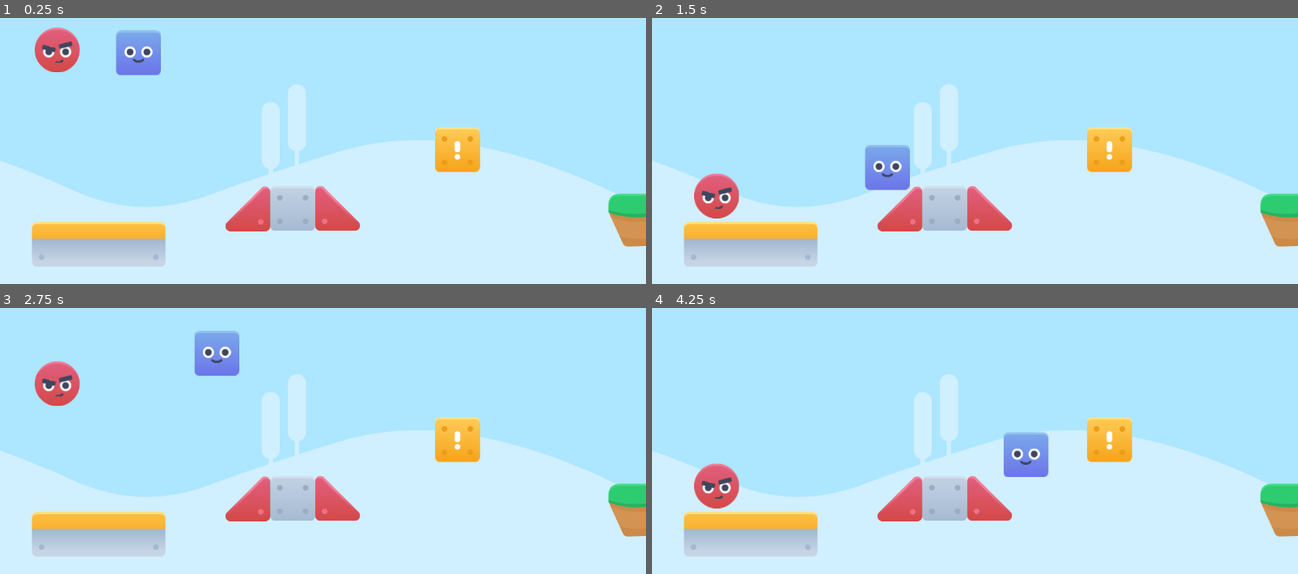
Above: before the commit, frames 1-4 (two rows, left to right).
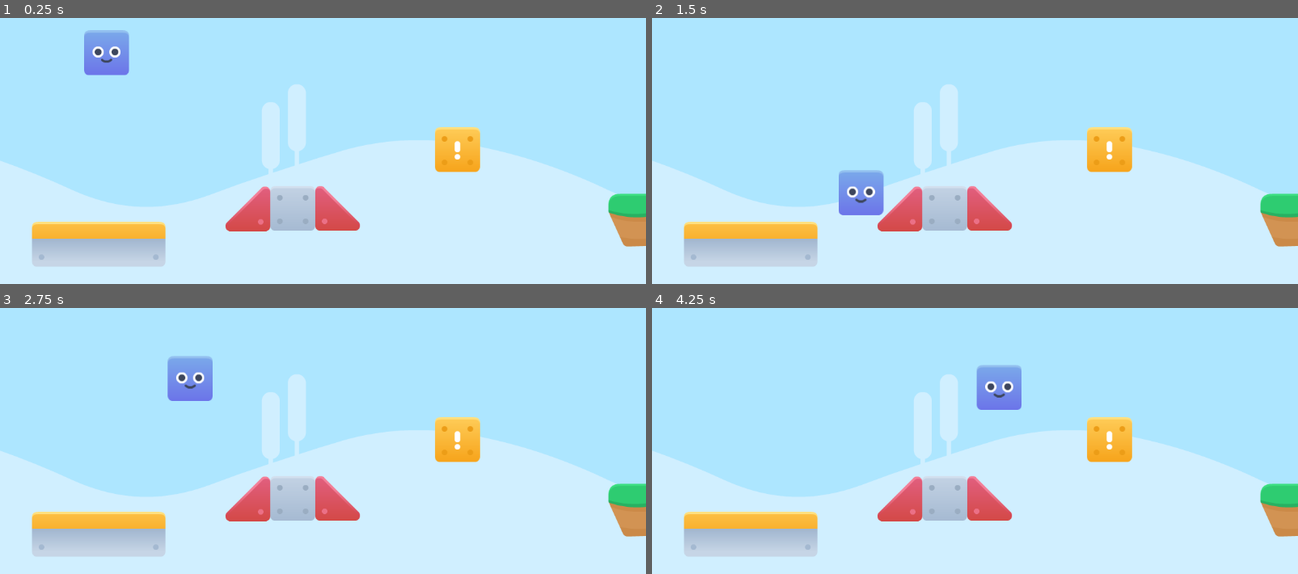
Above: after the commit, the same moments.

Repository: daribot/shapeuniverse
Game: Godot game, scene res://level1.tscn
Two runs of this game, one before a commit and one after it. Both use one fixed random seed, a clock stepped at 60 frames per second and the inputs below.
Inputs:
- Up to frame 1 (0.25 s): no input
- Up to frame 2 (1.5 s): hold Right (derecha) from 0.53 s (still down); tap A (a) at 0.6 s; tap Up (saltar) at 0.77 s; tap D (d) at 0.8, 1.35 s
- Up to frame 3 (2.75 s): tap Up (saltar) at 1.52 s; tap W (w) at 1.55, 2.1 s; release Right (derecha) at 2.03 s; hold Left (izquierda) from 2.03 s (still down); tap A (a) at 2.3 s
- Up to frame 4 (4.25 s): release Left (izquierda) at 2.78 s; hold Right (derecha) from 2.78 s (still down); tap A (a) at 2.85 s; tap Up (saltar) at 3.02, 3.77 s; tap D (d) at 3.05, 3.6 s; tap W (w) at 3.8 s

The runs differ from the first frame. In frame 1, 2.7% of the frame differs, in the area x 5-25%, y 3-22%; in frame 2, 3.1%; in frame 3, 3.1%; in frame 4, 3.3%, in the area x 6-62%, y 21-76%.

Commit message:
Re-organizing files

Diff:
--- a/level1.tscn
+++ b/level1.tscn
@@ -1,11 +1,10 @@
-[gd_scene load_steps=19 format=3 uid="uid://b6m0kp3enmyva"]
+[gd_scene load_steps=18 format=3 uid="uid://b6m0kp3enmyva"]
 
 [ext_resource type="Texture2D" uid="uid://ce0wff7ec374f" path="res://assets/kenney_shape-characters/PNG/Default/tile_right.png" id="1_ootpb"]
 [ext_resource type="Texture2D" uid="uid://ccisekm71mjhk" path="res://assets/kenney_shape-characters/PNG/Default/tile_exclamation.png" id="1_usj0q"]
 [ext_resource type="Texture2D" uid="uid://c5tcxddstdduo" path="res://assets/kenney_shape-characters/PNG/Default/tile_left.png" id="2_v38iq"]
 [ext_resource type="Texture2D" uid="uid://dhpmsjcf1iv2" path="res://assets/kenney_shape-characters/PNG/Default/tile_center.png" id="3_v8kj3"]
 [ext_resource type="PackedScene" uid="uid://c42qocx3e1ff1" path="res://characters/player.tscn" id="4_v8kj3"]
-[ext_resource type="PackedScene" uid="uid://cxpedgr2j6215" path="res://characters/player2.tscn" id="5_crycw"]
 [ext_resource type="Texture2D" uid="uid://d02gluwx8elvk" path="res://assets/kenney_shape-characters/PNG/Default/tile_grey.png" id="6_xy4tn"]
 [ext_resource type="Texture2D" uid="uid://0nwxixteeq4u" path="res://assets/kenney_shape-characters/PNG/Default/tile_ramp_left.png" id="7_usj0q"]
 [ext_resource type="Texture2D" uid="uid://bk2wfdon5lhsw" path="res://assets/kenney_shape-characters/PNG/Default/tile_ramp_right.png" id="8_5j5gb"]
@@ -38,11 +37,8 @@
 position = Vector2(0, 1)
 shape = SubResource("RectangleShape2D_usj0q")
 
-[node name="Jugador1" parent="." instance=ExtResource("5_crycw")]
-position = Vector2(102, 222)
-
-[node name="Jugador2" parent="." instance=ExtResource("4_v8kj3")]
-position = Vector2(247, 227)
+[node name="Jugador" parent="." instance=ExtResource("4_v8kj3")]
+position = Vector2(190, 227)
 
 [node name="PrimeraPlat" type="StaticBody2D" parent="."]
 position = Vector2(55, -31)
@@ -92,7 +88,7 @@
 drag_horizontal_offset = -1.0
 drag_left_margin = 0.0
 script = ExtResource("10_5j5gb")
-object_to_follow = NodePath("../Jugador2")
+object_to_follow = NodePath("../Jugador")
 
 [node name="BgLayer1" type="Sprite2D" parent="."]
 z_index = -5
--- a/level2.tscn
+++ /dev/null
@@ -1,101 +0,0 @@
-[gd_scene load_steps=13 format=3 uid="uid://rtr5p473erln"]
-
-[ext_resource type="Texture2D" uid="uid://ccisekm71mjhk" path="res://assets/kenney_shape-characters/PNG/Default/tile_exclamation.png" id="1_r8rrl"]
-[ext_resource type="PackedScene" uid="uid://cxpedgr2j6215" path="res://characters/player2.tscn" id="2_lwvnx"]
-[ext_resource type="PackedScene" uid="uid://c42qocx3e1ff1" path="res://characters/player.tscn" id="3_4ou0f"]
-[ext_resource type="Script" uid="uid://bpkdqma4mmpnl" path="res://characters/camera.gd" id="10_7mylh"]
-[ext_resource type="PackedScene" path="res://platform.tscn" id="10_jifot"]
-[ext_resource type="Texture2D" uid="uid://c7p7e27t138j1" path="res://assets/kenney_jumper-pack/PNG/Background/bg_layer1.png" id="11_3k4dh"]
-[ext_resource type="Texture2D" uid="uid://bftcmyfnomye4" path="res://assets/kenney_jumper-pack/PNG/Background/bg_layer3.png" id="12_idpoe"]
-[ext_resource type="Texture2D" uid="uid://dnrq3xcvqwk0s" path="res://assets/kenney_jumper-pack/PNG/Environment/ground_grass.png" id="13_ggudo"]
-[ext_resource type="Texture2D" uid="uid://f7kp8013cm2a" path="res://assets/kenney_jumper-pack/PNG/Environment/ground_grass_broken.png" id="14_y2jff"]
-[ext_resource type="Texture2D" uid="uid://c1kvfpbdc6t85" path="res://assets/kenney_jumper-pack/PNG/Environment/ground_stone.png" id="15_545ku"]
-
-[sub_resource type="RectangleShape2D" id="RectangleShape2D_usj0q"]
-size = Vector2(86, 80)
-
-[sub_resource type="RectangleShape2D" id="RectangleShape2D_eqrsh"]
-size = Vector2(380, 102)
-
-[node name="Node2D" type="Node2D"]
-
-[node name="Bloque!" type="StaticBody2D" parent="."]
-position = Vector2(817.703, 408)
-
-[node name="TileExclamation" type="Sprite2D" parent="Bloque!"]
-position = Vector2(-2, 0)
-texture = ExtResource("1_r8rrl")
-
-[node name="CollisionShape2D" type="CollisionShape2D" parent="Bloque!"]
-position = Vector2(0, 1)
-shape = SubResource("RectangleShape2D_usj0q")
-
-[node name="Jugador1" parent="." instance=ExtResource("2_lwvnx")]
-position = Vector2(102, 222)
-
-[node name="Jugador2" parent="." instance=ExtResource("3_4ou0f")]
-position = Vector2(247, 227)
-
-[node name="Camera2D" type="Camera2D" parent="." node_paths=PackedStringArray("object_to_follow")]
-position = Vector2(574, 326)
-limit_left = 0
-limit_top = 0
-limit_bottom = 0
-position_smoothing_enabled = true
-position_smoothing_speed = 1.0
-rotation_smoothing_speed = 1000.0
-drag_horizontal_enabled = true
-drag_horizontal_offset = -1.0
-drag_left_margin = 0.0
-script = ExtResource("10_7mylh")
-object_to_follow = NodePath("../Jugador2")
-
-[node name="BgLayer1" type="Sprite2D" parent="."]
-z_index = -5
-position = Vector2(601, 41)
-scale = Vector2(23.8467, 1)
-texture = ExtResource("11_3k4dh")
-
-[node name="BgLayer3" type="Sprite2D" parent="."]
-z_index = -1
-position = Vector2(1018, 252)
-texture = ExtResource("12_idpoe")
-
-[node name="BgLayer4" type="Sprite2D" parent="."]
-z_index = -5
-position = Vector2(3062, 247)
-texture = ExtResource("12_idpoe")
-
-[node name="Plats" type="StaticBody2D" parent="."]
-position = Vector2(1275, 534)
-
-[node name="GroundGrass" type="Sprite2D" parent="Plats"]
-texture = ExtResource("13_ggudo")
-
-[node name="CollisionShape2D" type="CollisionShape2D" parent="Plats"]
-position = Vector2(1, 1)
-shape = SubResource("RectangleShape2D_eqrsh")
-
-[node name="StaticBody2D" type="StaticBody2D" parent="Plats"]
-position = Vector2(598, -94)
-
-[node name="GroundGrass" type="Sprite2D" parent="Plats/StaticBody2D"]
-texture = ExtResource("14_y2jff")
-
-[node name="CollisionShape2D" type="CollisionShape2D" parent="Plats/StaticBody2D"]
-position = Vector2(1, -1)
-shape = SubResource("RectangleShape2D_eqrsh")
-
-[node name="StaticBody2D2" type="StaticBody2D" parent="Plats"]
-position = Vector2(1257, -128)
-
-[node name="GroundGrass" type="Sprite2D" parent="Plats/StaticBody2D2"]
-texture = ExtResource("15_545ku")
-
-[node name="CollisionShape2D" type="CollisionShape2D" parent="Plats/StaticBody2D2"]
-position = Vector2(1, -1)
-shape = SubResource("RectangleShape2D_eqrsh")
-
-[node name="Platform" parent="." instance=ExtResource("10_jifot")]
-position = Vector2(113, 504)
-rotation = -0.190634
--- a/ring.tscn
+++ /dev/null
@@ -1,58 +0,0 @@
-[gd_scene load_steps=8 format=3 uid="uid://dt0ng5ei6su74"]
-
-[ext_resource type="Texture2D" uid="uid://0nwxixteeq4u" path="res://assets/kenney_shape-characters/PNG/Default/tile_ramp_left.png" id="1_jiui3"]
-[ext_resource type="Texture2D" uid="uid://dhpmsjcf1iv2" path="res://assets/kenney_shape-characters/PNG/Default/tile_center.png" id="2_jpbn5"]
-[ext_resource type="Texture2D" uid="uid://k0c531t8frb8" path="res://assets/kenney_shape-characters/PNG/Default/tile_half_center.png" id="3_jpbn5"]
-[ext_resource type="PackedScene" uid="uid://c42qocx3e1ff1" path="res://characters/player.tscn" id="4_rlsp6"]
-[ext_resource type="PackedScene" uid="uid://cxpedgr2j6215" path="res://characters/player2.tscn" id="5_7w7ck"]
-[ext_resource type="Texture2D" uid="uid://c7p7e27t138j1" path="res://assets/kenney_jumper-pack/PNG/Background/bg_layer1.png" id="6_qn3gn"]
-[ext_resource type="Texture2D" uid="uid://ddf73ehurxqi3" path="res://assets/kenney_jumper-pack/PNG/Background/bg_layer2.png" id="7_3kaok"]
-
-[node name="Node2D" type="Node2D"]
-
-[node name="StaticBody2D" type="StaticBody2D" parent="."]
-
-[node name="CollisionPolygon2D" type="CollisionPolygon2D" parent="StaticBody2D"]
-build_mode = 1
-polygon = PackedVector2Array(1148, -27, 1151, 657, -7, 653, -14, -38, 88, -27, 96, 524, 175, 611, 977, 615, 1049, 531, 1056, -27)
-
-[node name="TileRampLeft" type="Sprite2D" parent="."]
-position = Vector2(1016.6, 576.52)
-texture = ExtResource("1_jiui3")
-
-[node name="TileCenter" type="Sprite2D" parent="."]
-position = Vector2(1104.6, 294.52)
-scale = Vector2(1.175, 8.063)
-texture = ExtResource("2_jpbn5")
-
-[node name="TileRampLeft2" type="Sprite2D" parent="."]
-position = Vector2(134.6, 576.04)
-texture = ExtResource("1_jiui3")
-flip_h = true
-
-[node name="TileCenter2" type="Sprite2D" parent="."]
-position = Vector2(46.5999, 294.52)
-scale = Vector2(1.175, 8.063)
-texture = ExtResource("2_jpbn5")
-flip_h = true
-
-[node name="TileHalfCenter" type="Sprite2D" parent="."]
-position = Vector2(35.5999, 635)
-scale = Vector2(39.04, 1)
-texture = ExtResource("3_jpbn5")
-
-[node name="CharacterBody2D" parent="." instance=ExtResource("4_rlsp6")]
-position = Vector2(904, 89)
-
-[node name="CharacterBody2D2" parent="." instance=ExtResource("5_7w7ck")]
-position = Vector2(221, 97)
-
-[node name="BgLayer1" type="Sprite2D" parent="."]
-z_index = -16
-position = Vector2(763, 363)
-texture = ExtResource("6_qn3gn")
-
-[node name="BgLayer2" type="Sprite2D" parent="."]
-z_index = -9
-position = Vector2(690, 478)
-texture = ExtResource("7_3kaok")
Renamed: platform.tscn -> characters/platform.tscn
Renamed: puente.tscn -> characters/puente.tscn
Renamed: top.tscn -> characters/top.tscn
